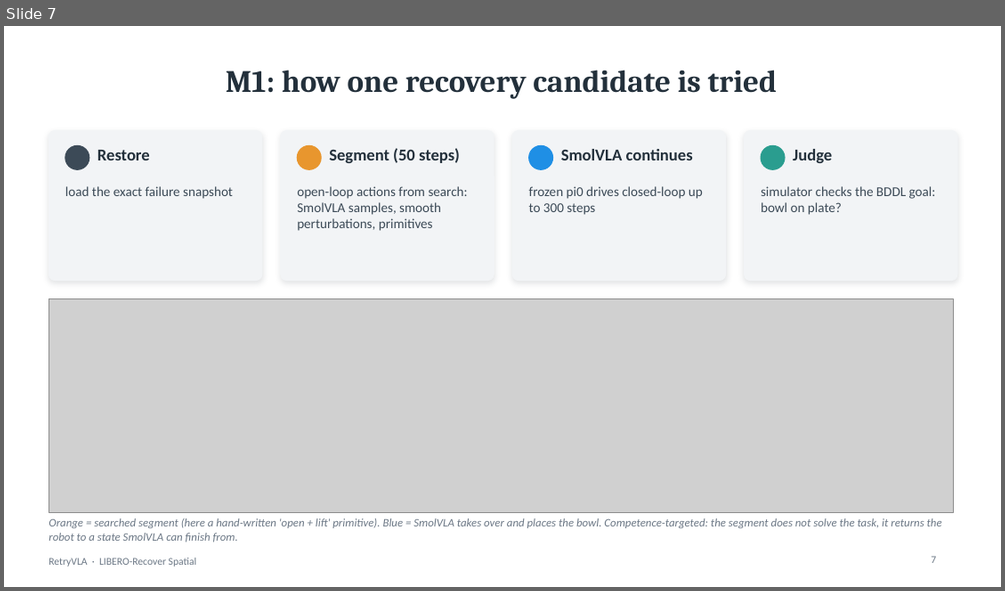
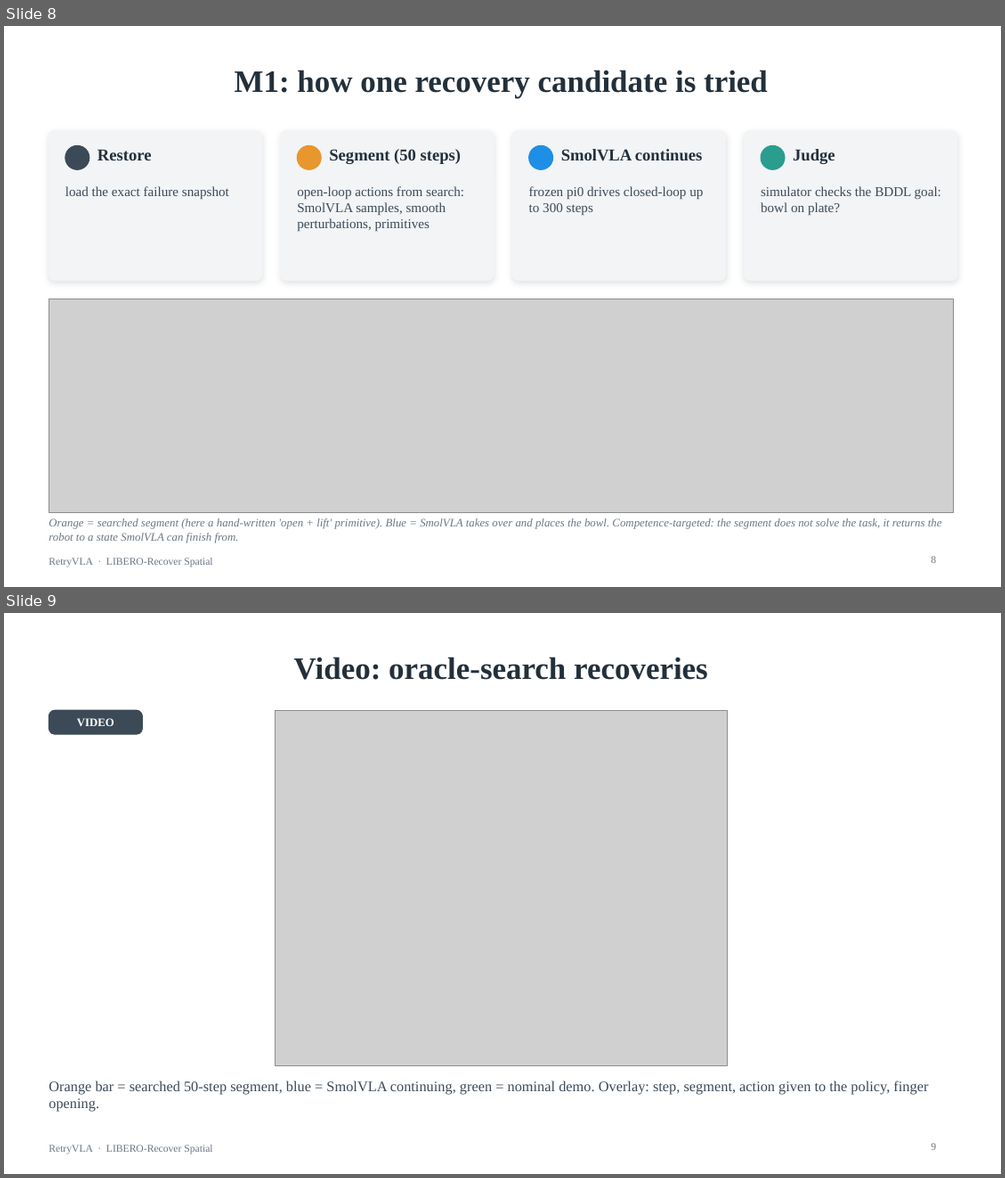
Before and after one commit to ltdoanhwork/RetryVLA, a slide deck: slides/RetryVLA_progress.pptx. Shown one above the other, each under a label of ours: slide 7 before the commit, slides 8 and 9 after it. The pictures are 1005x591 and 1005x1178 pixels, drawn with LibreOffice and Linux fonts; fonts in the diff are those of the drawing; grey boxes stand for pictures. Boxes give left, top, right and bottom in pixels: in the first picture for what was removed or moved away, otherwise in the second. Text is boxed around its words. In the diff, an @@ line names an element or a change of style, - is before the commit and + after.

Commit message:
Deck v2: Times New Roman, 11 embedded stage videos (M0 pi0 failures, M1 recoveries, noisy CEM, C1 labels, M3 side-by-side + WM recoveries), serif figures

```diff
--- a/slides/RetryVLA_progress.pptx
+++ b/slides/RetryVLA_progress.pptx
@@ slide 9 added at (4, 613, 1001, 1174), background #FFFFFF; not listed: 1 template element that a slide beside it also shows @@
@@ title added at (294, 657, 708, 680), 30 pt, text #23303B, bold @@
+Video: oracle-search recoveries
@@ rounded rectangle added at (48, 710, 142, 734), fill #3C4A57, outline #3C4A57 1 pt @@
@@ text added at (77, 718, 114, 726), 11 pt, text #FFFFFF, bold @@
+VIDEO
@@ picture added at (275, 710, 728, 1065) @@
@@ text added at (48, 1080, 928, 1111), 14 pt, text #3C4A57 @@
+Orange bar = searched 50-step segment, blue = SmolVLA continuing, green = nominal demo. Overlay: step, segment, action given to the policy, finger opening.
@@ page number added at (930, 1143, 936, 1150), 10 pt, text #6B7785 @@
+9
@@ what was slide 7 is now slide 8 @@
@@ slide 8 changed as well @@
@@ title "M1: how one recovery candidate ..." at (235, 70, 768, 99): font Cambria to Times New Roman @@
@@ font Calibri to Times New Roman in 10 elements at (97, 149, 152, 160), (65, 186, 229, 199), (329, 149, 461, 164), (297, 186, 464, 231), (561, 149, 702, 161), (529, 186, 703, 215), (793, 149, 835, 164), (760, 186, 941, 215), (48, 518, 942, 543), (48, 557, 212, 567) @@
@@ page number at (930, 556, 936, 563): text changed; font Calibri to Times New Roman @@
-7
+8
```
Also in this commit, not shown: 25 other slides changed, 5 other slides added, 31 other files.
